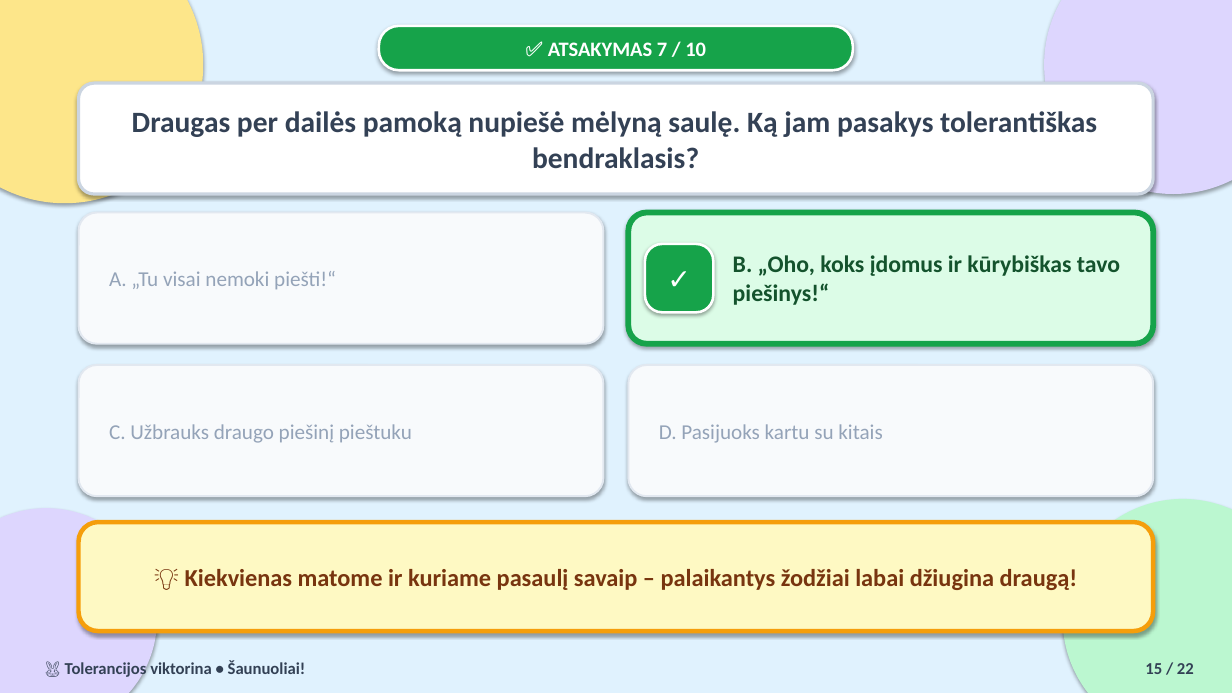
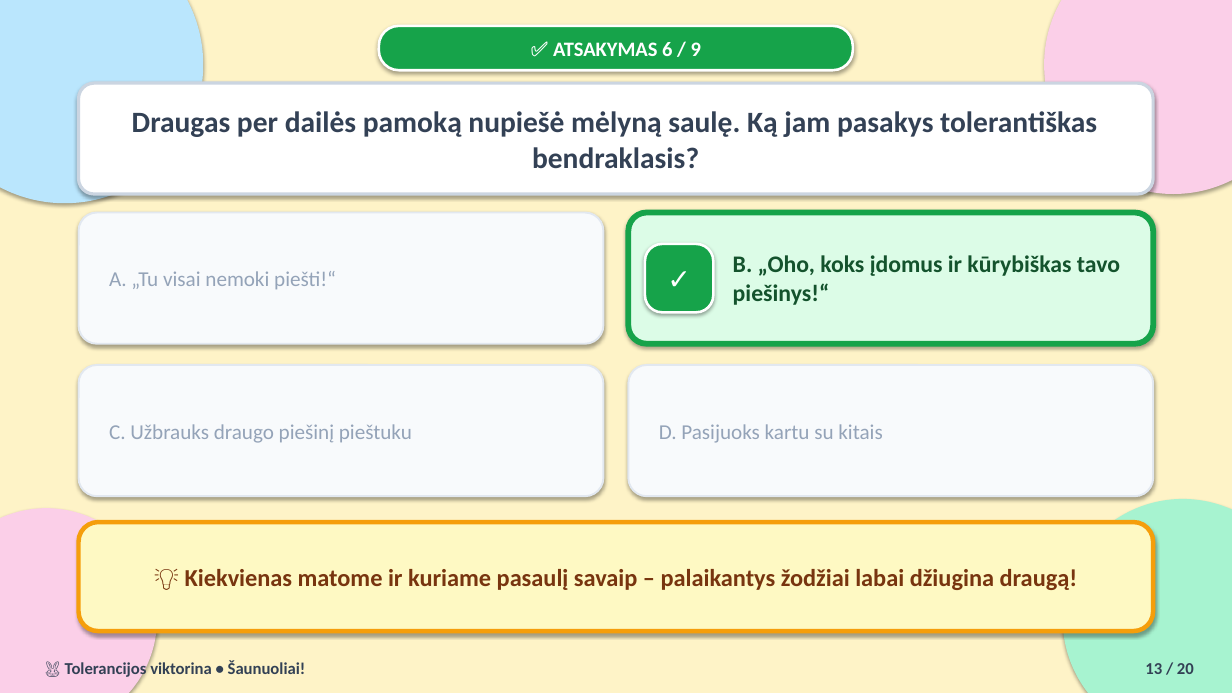
Before and after one commit to Artiomkalinin/tolerancijos-diena, a slide deck: slide 13 of Tolerancijos_viktorina.pptx (slide 15 before the commit). Drawn at 1232x693 pixels with LibreOffice and Linux fonts; fonts in the diff are those of the drawing. Boxes give left, top, right and bottom in pixels: in the first picture for what was removed or moved away, otherwise in the second. Text is boxed around its words. In the diff, an @@ line names an element or a change of style, - is before the commit and + after.

```diff
--- a/Tolerancijos_viktorina.pptx
+++ b/Tolerancijos_viktorina.pptx
@@ background #E0F2FE to #FEF3C7 @@
@@ ellipse at (0,0,203,203): fill #FDE68A to #BAE6FD @@
@@ ellipse at (1044,0,1232,194): fill #DDD6FE to #FBCFE8 @@
@@ text at (553,42,701,56): text changed @@
-✅ ATSAKYMAS 7 / 10
+✅ ATSAKYMAS 6 / 9
@@ ellipse at (0,508,157,693): fill #DDD6FE to #FBCFE8 @@
@@ ellipse at (1063,499,1232,693): fill #BBF7D0 to #A7F3D0 @@
@@ text at (1145,663,1194,674): text changed @@
-15 / 22
+13 / 20
```
Also in this commit, not shown: 19 other slides changed, 2 slides removed, 3 other files.
